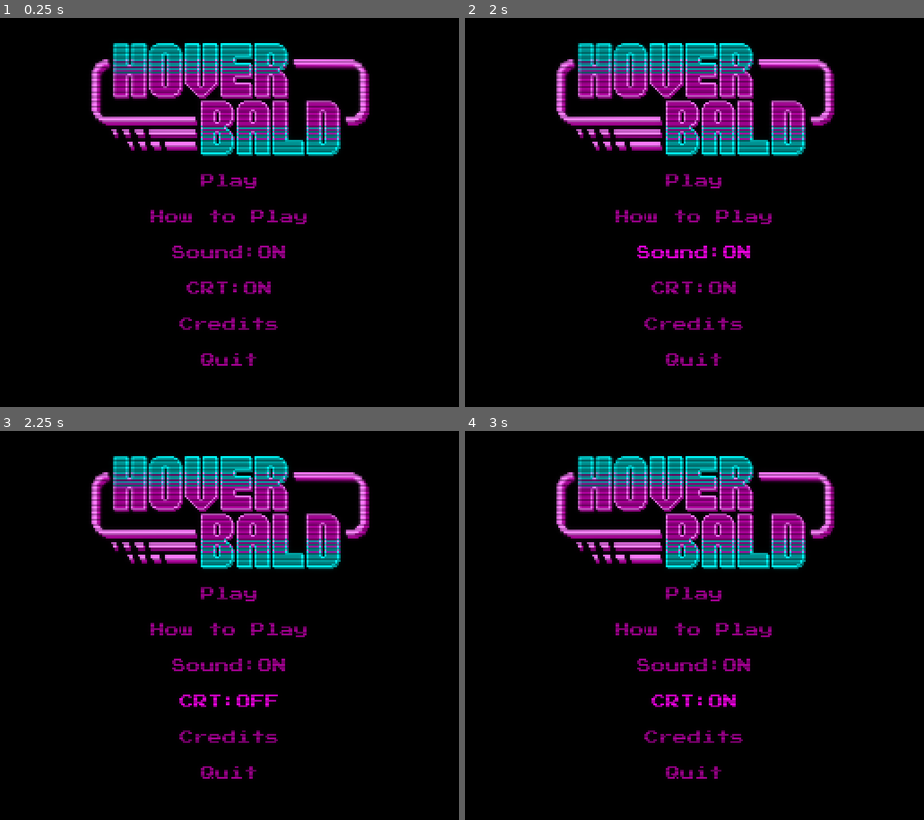
Above: before the commit, frames 1-4 (two rows, left to right).
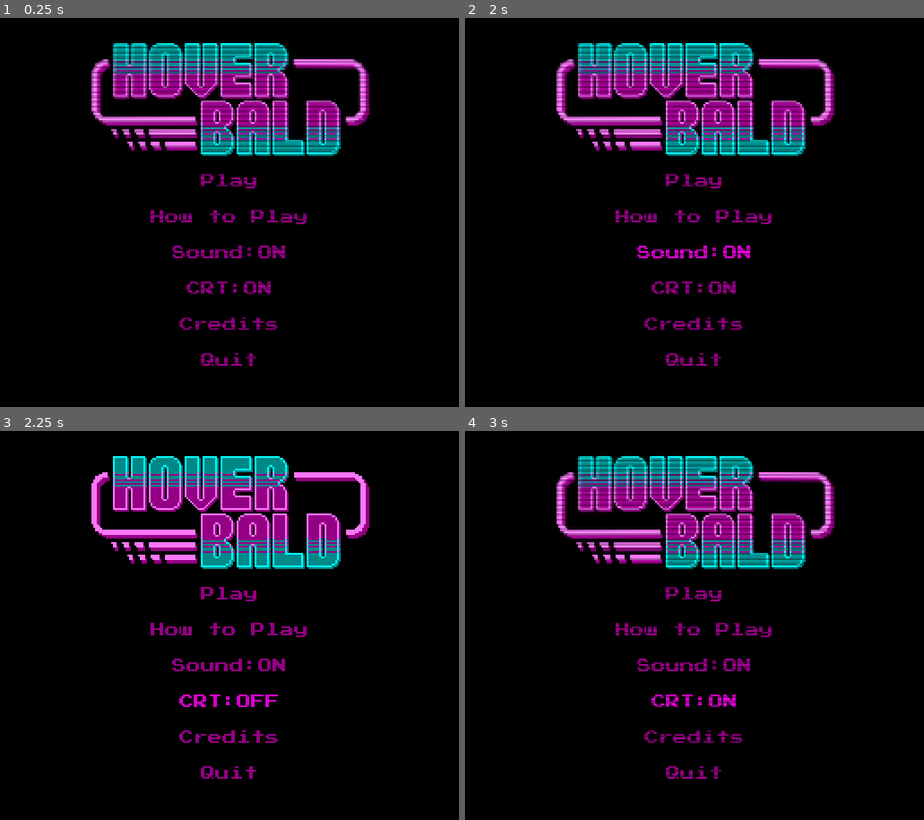
Above: after the commit, the same moments.

Repository: kernel00ps/Hoverbald
Game: Godot game, scene res://scenes/main_menu.tscn
Same seed, same stepped clock (60 frames per second), same inputs: the game is played once before the commit and once after it. Sound files missing from this copy of the repository are replaced by a short silence.
Inputs:
- Up to frame 1 (0.25 s): no input
- Up to frame 2 (2 s): click "Sound:ON" at 0.5 s; click "Sound:OFF" at 1.25 s
- Up to frame 3 (2.25 s): click "CRT:ON" at 2 s
- Up to frame 4 (3 s): click "CRT:OFF" at 2.75 s

Frames 1-2 are identical in both runs. In frame 3, 6.9% of the frame differs, in the area x 19-81%, y 6-89%; in frame 4, nothing differs.

Commit message:
crt button not working

Diff:
--- a/scripts/main.gd
+++ b/scripts/main.gd
@@ -27,8 +27,7 @@
 
 	if Globals.is_sound_on:
 		$AudioStreamPlayer_intro.play()
-	if not Globals.is_crt_on:
-		$CRT.get_child(0).hide()
+
 	new_game()
 
 func new_game():
--- a/scripts/main_menu.gd
+++ b/scripts/main_menu.gd
@@ -11,6 +11,10 @@
 
 func _on_crt_button_pressed() -> void:
 	Globals.is_crt_on = not Globals.is_crt_on
+	if Globals.is_crt_on:
+		$CRT.visible = true
+	else:
+		$CRT.visible = false
 
 func _on_sound_button_pressed() -> void:
 	# THIS IS SEPARATE :(
Not shown, added: scenes/mai3360.tmp
Not shown, added: scenes/mai531D.tmp
